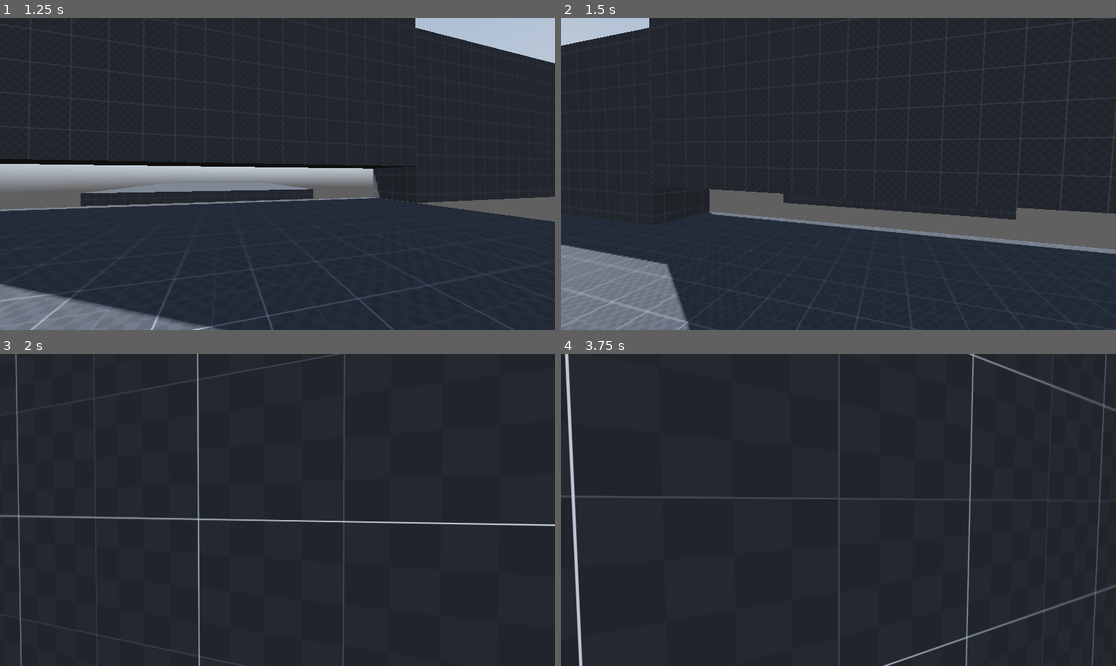
Above: before the commit, frames 1-4 (two rows, left to right).
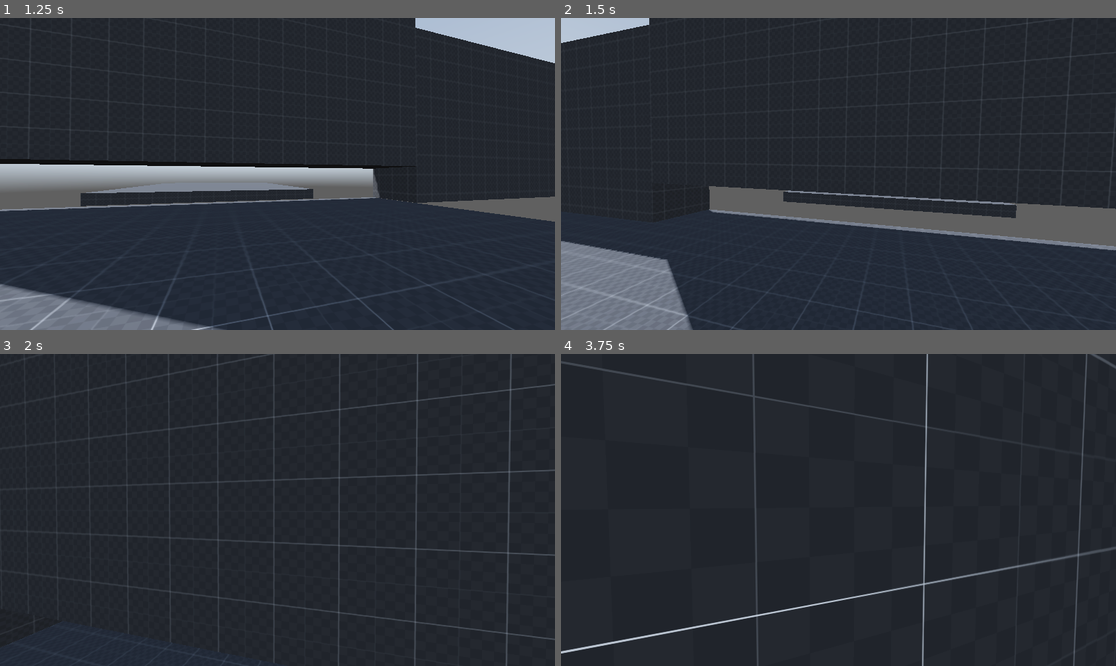
Above: after the commit, the same moments.

Repository: DrSpaniel/_Godot
Game: Godot game, scene res://scenes/main.tscn
The game is run twice, just before and just after one commit, with the same random seed, the same clock (stepped at 60 frames per second) and the same inputs. A sky picture missing from this copy of the repository is replaced by a grey-blue gradient.
Inputs (mouse positions are in pixels of both pictures, inside the frame that each line leads up to):
- Up to frame 1 (1.25 s): tap Enter at 0.5 s; move the mouse to (305, 174) at 0.52 s; hold W (forward) from 0.53 s (still down); hold Space (crouch) from 0.53 s (still down)
- Up to frame 2 (1.5 s): keep holding W (forward); move the mouse to (810, 174) at 1.27 s; release Space (crouch) at 1.28 s; click (810, 174) at 1.35 s
- Up to frame 3 (2 s): keep holding W (forward); tap Space (crouch) at 1.55 s
- Up to frame 4 (3.75 s): keep holding W (forward); move the mouse to (849, 503) at 2.02 s; hold Space (crouch) 2.03-2.78 s; move the mouse to (832, 516) at 2.77 s; tap Alt (freelook) at 2.85 s; tap Space (crouch) at 3.05 s; move the mouse to (877, 513) at 3.52 s; hold Shift (sprint) from 3.53 s (still down)

Frame 1 is identical in both runs. In frame 2, 3.3% of the frame differs, in the area x 0-100%, y 0-100%; in frame 3, 3.5%; in frame 4, 4.2%.

Commit message:
fiddling with jump
idk.,........

Diff:
--- a/fps_test1/scripts/player.gd
+++ b/fps_test1/scripts/player.gd
@@ -30,7 +30,7 @@
 const jump_velocity = 7
 var crouch_counter = 0.0
 var min_crouch_counter = 5.0
-var max_crouch_counter = 11.0
+var max_crouch_counter = 10.0
 var is_charging = false
 
 # Wall system vars - SIMPLIFIED
@@ -71,7 +71,7 @@
 
 # Air movement vars
 var air_control_force = 23.0  # adjust to how responsive air movement is
-var max_air_speed = 25.0  # Maximum horizontal speed in the air
+var max_air_speed = 7.5  # Maximum horizontal speed in the air
 
 # Input vars
 var direction = Vector3.ZERO
